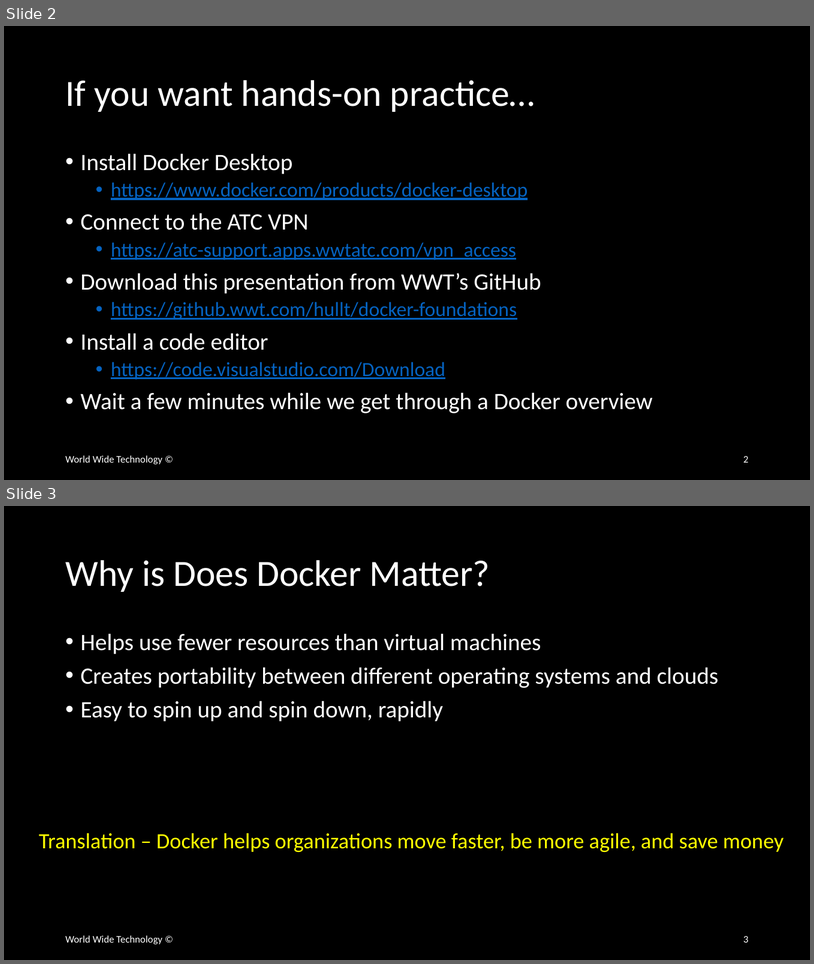
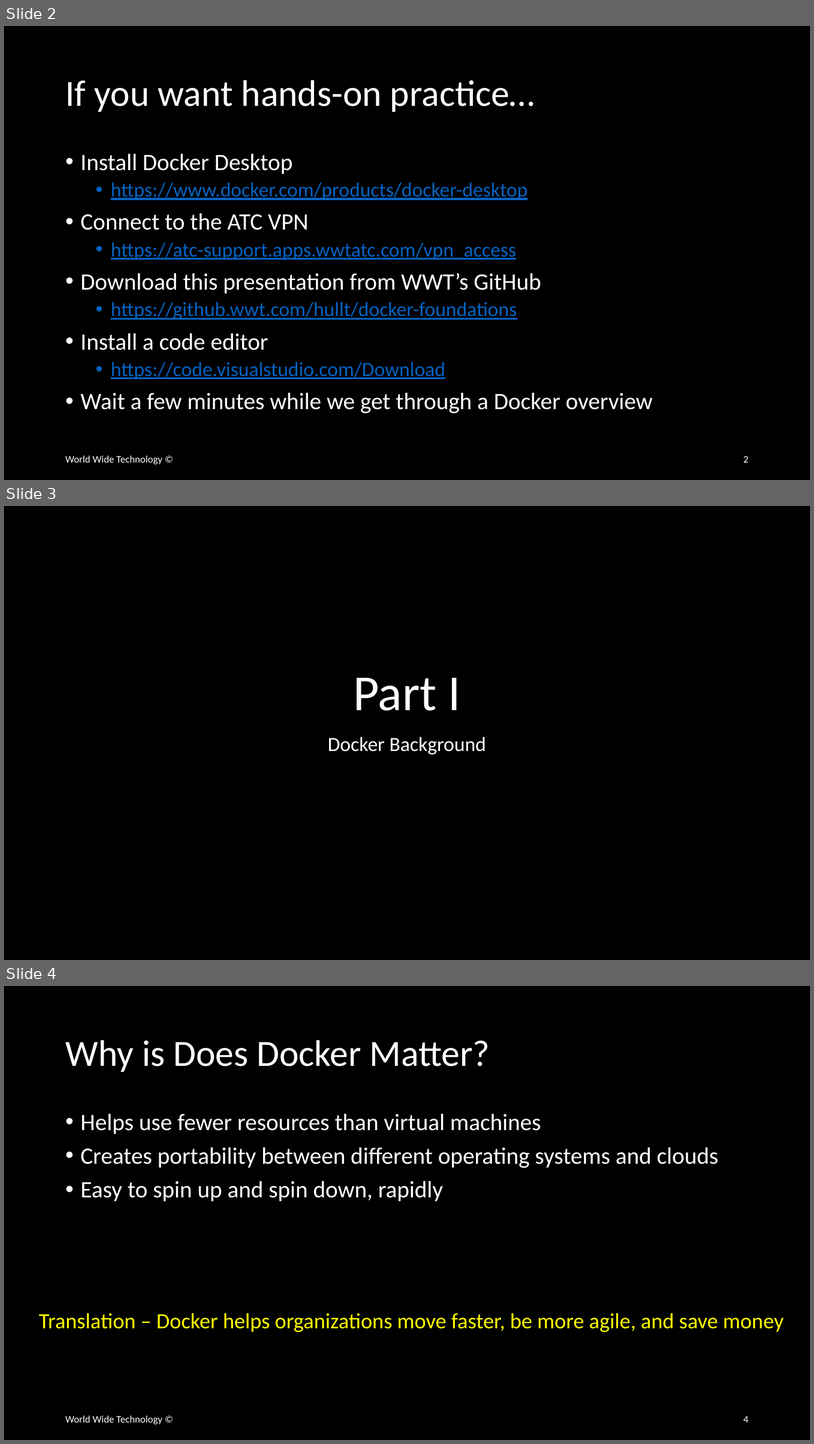
Before and after one commit to wwt/docker-foundations, a slide deck: docker-foundations.pptx. Shown one above the other, each under a label of ours: slides 2 and 3 before the commit, slides 2, 3 and 4 after it. The pictures are 814x964 and 814x1444 pixels, drawn with LibreOffice and Linux fonts; fonts in the diff are those of the drawing. Boxes give left, top, right and bottom in pixels: in the first picture for what was removed or moved away, otherwise in the second. Text is boxed around its words. In the diff, an @@ line names an element or a change of style, - is before the commit and + after.

```diff
--- a/docker-foundations.pptx
+++ b/docker-foundations.pptx
@@ slide 3 added at [4,506,810,960], background #000000 @@
@@ title added at [353,678,461,711], 60 pt, text #FFFFFF @@
+Part I
@@ subtitle added at [328,736,486,754], 24 pt, text #FFFFFF @@
+Docker Background
@@ what was slide 3 is now slide 4 @@
@@ page number at [744,1416,749,1422]: text changed @@
-3
+4
```
Also in this commit, not shown: 1 slide changed, 1 other slide added.
